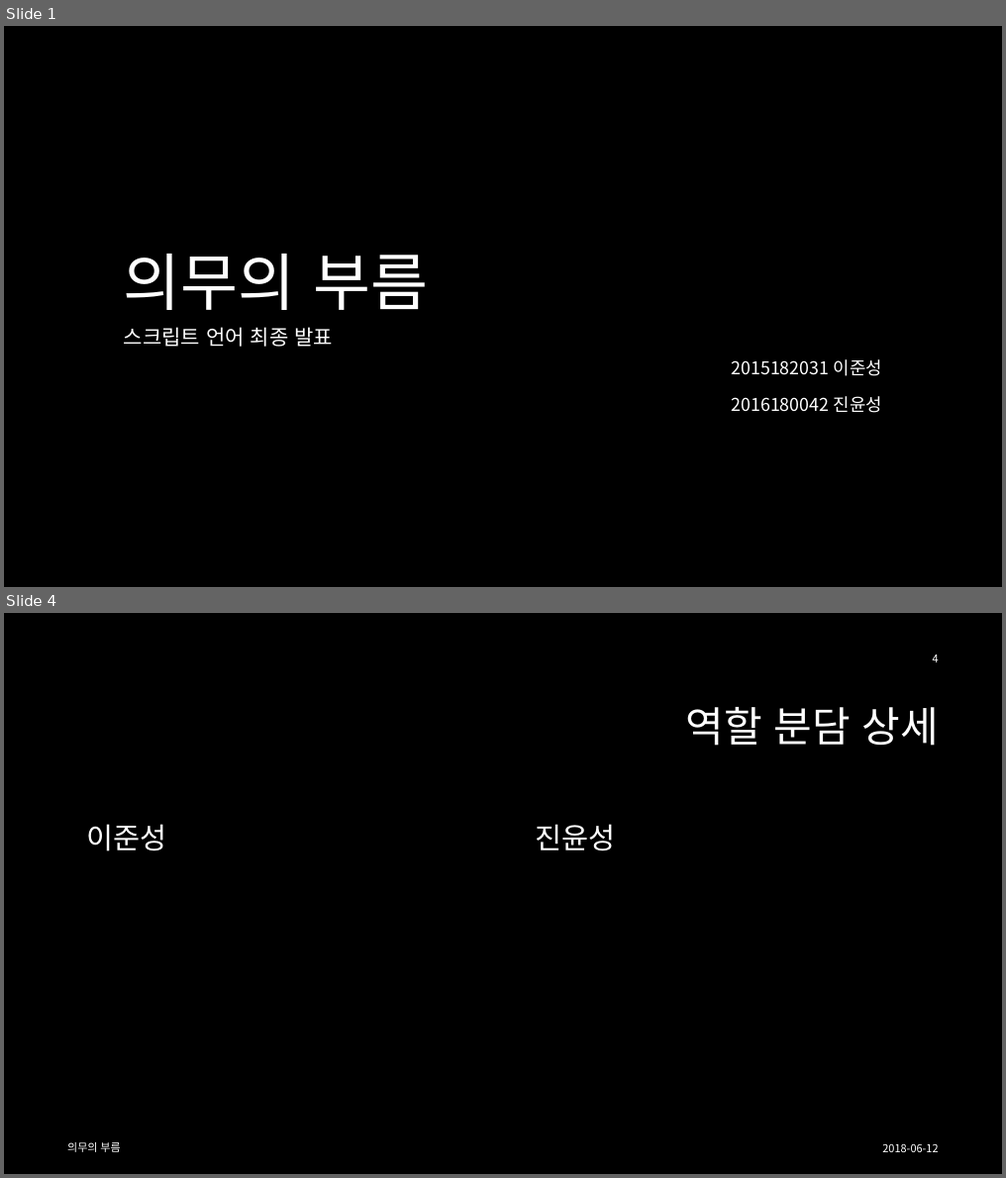
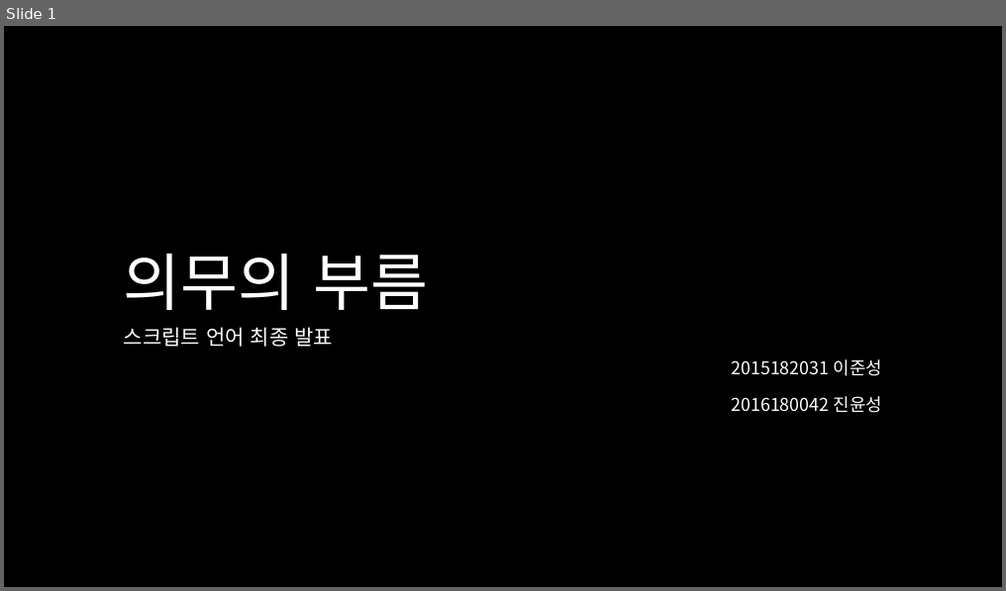
Before and after one commit to iconstudio/2018-ScriptingProject, a slide deck: [스크립트 언어]7조 최종 발표 - 2016180042, 2015182031.pptx. Shown one above the other, each under a label of ours: slides 1 and 4 before the commit, slide 1 after it; the slides between them are not shown. The pictures are 1006x1178 and 1006x591 pixels, drawn with LibreOffice and Linux fonts; fonts in the diff are those of the drawing; background and template pictures are left out. Boxes give left, top, right and bottom in pixels: in the first picture for what was removed or moved away, otherwise in the second. Text is boxed around its words. In the diff, an @@ line names an element or a change of style, - is before the commit and + after.

```diff
--- a/[스크립트 언어]7조 최종 발표 - 2016180042, 2015182031.pptx
+++ b/[스크립트 언어]7조 최종 발표 - 2016180042, 2015182031.pptx
@@ slide 4 removed at [4, 613, 1002, 1174], background #000000 @@
@@ page number removed at [933, 655, 939, 663] @@
-4
@@ title removed at [686, 707, 938, 746] @@
-역할 분담 상세
@@ text removed at [86, 824, 166, 852] @@
-이준성
@@ text removed at [536, 824, 616, 852] @@
-진윤성
@@ text removed at [67, 1143, 120, 1153] @@
-의무의 부름
@@ text removed at [882, 1144, 938, 1153] @@
-2018-06-12
```
Also in this commit, not shown: 10 slides changed, 3 other files.
